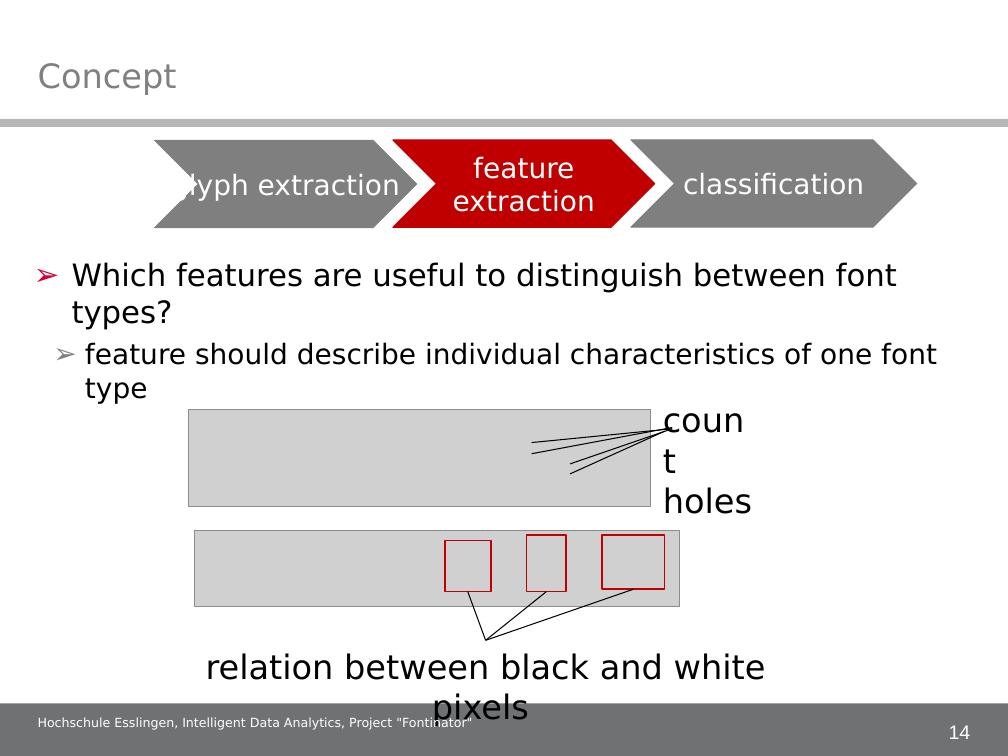
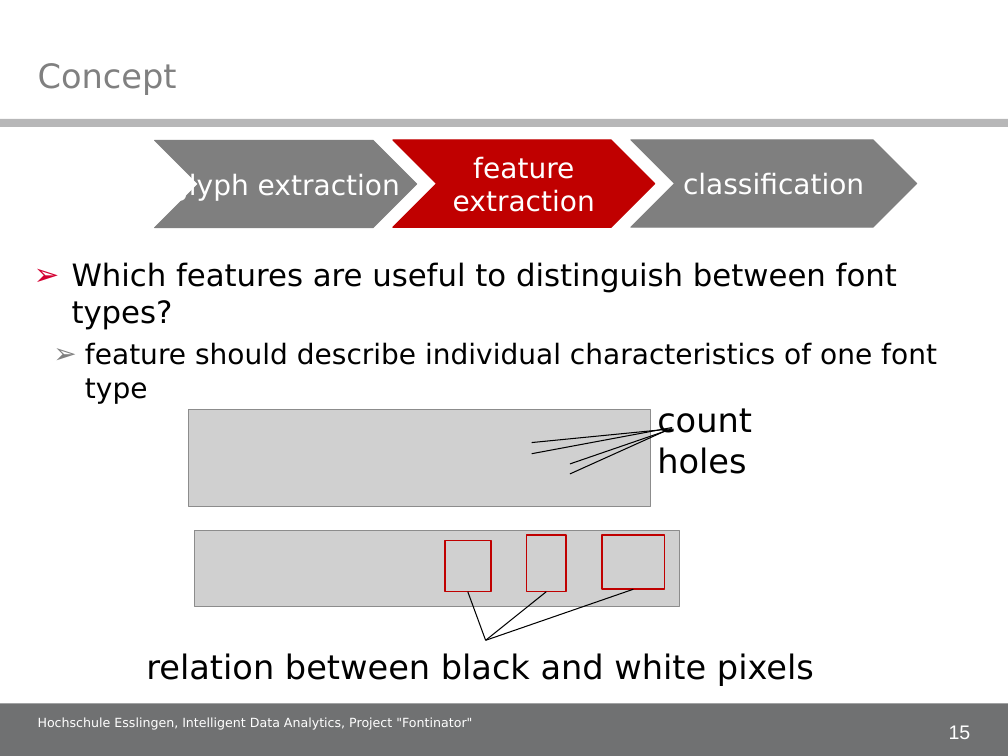
Before and after one commit to alex-ta/Fontinator, a slide deck: slide 15 of Documents/IDA_project_presentation.ppt (slide 14 before the commit). Drawn at 1008x756 pixels with LibreOffice and Linux fonts; fonts in the diff are those of the drawing; grey boxes stand for pictures; background and template pictures are left out. Boxes give left, top, right and bottom in pixels: in the first picture for what was removed or moved away, otherwise in the second. Text is boxed around its words. In the diff, an @@ line names an element or a change of style, - is before the commit and + after.

```diff
--- a/Documents/IDA_project_presentation.ppt
+++ b/Documents/IDA_project_presentation.ppt
@@ text "count" rewrapped from <box>663,487,752,514</box> to <box>657,408,752,474</box> @@
@@ text "relation between black and white ..." rewrapped from <box>206,653,766,726</box> to <box>146,653,814,686</box> @@
@@ page number at <box>949,725,971,739</box>: text changed @@
-14
+15
```
Also in this commit, not shown: 25 other slides changed, 1 slide added.
